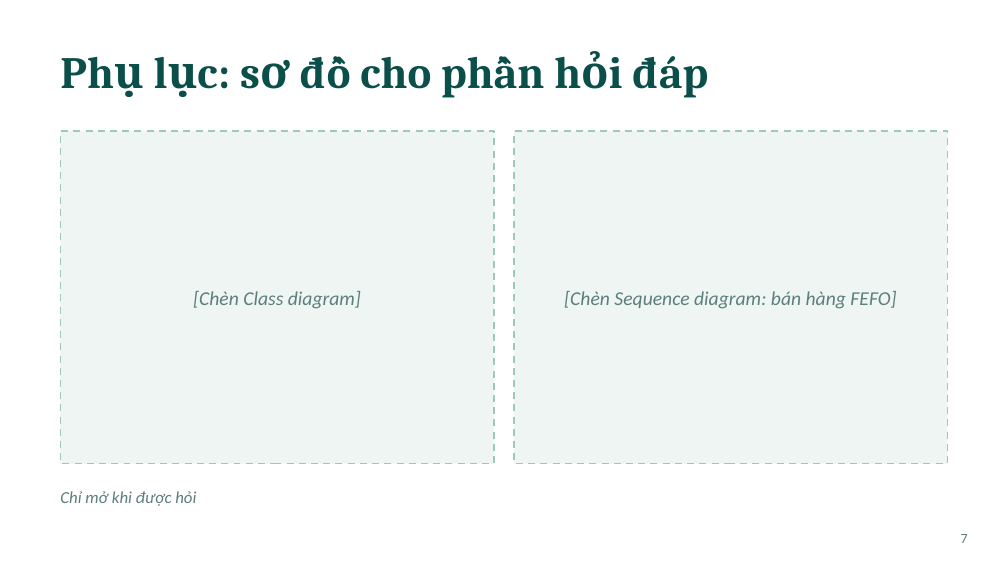
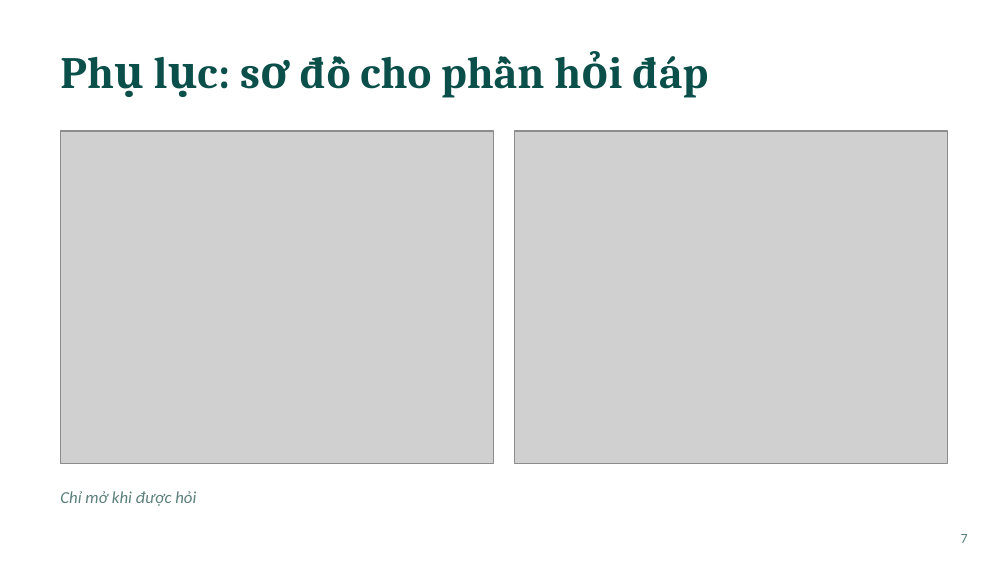
Before and after one commit to cubo40925-prog/Nhom06_QuanLyNhaThuoc, a slide deck: slide 7 of Report/PharmaCare_Slides.pptx. Drawn at 1008x567 pixels with LibreOffice and Linux fonts; fonts in the diff are those of the drawing; grey boxes stand for pictures. Boxes give left, top, right and bottom in pixels: in the first picture for what was removed or moved away, otherwise in the second. Text is boxed around its words. In the diff, an @@ line names an element or a change of style, - is before the commit and + after.

```diff
--- a/Report/PharmaCare_Slides.pptx
+++ b/Report/PharmaCare_Slides.pptx
@@ rectangle removed at [60,131,494,464] @@
@@ picture added at [60,131,494,464] @@
@@ rectangle removed at [514,131,948,464] @@
@@ picture added at [514,131,948,464] @@
@@ text removed at [193,291,361,309] @@
-[Chèn Class diagram]
@@ text removed at [564,291,896,309] @@
-[Chèn Sequence diagram: bán hàng FEFO]
```
Also in this commit, not shown: 3 other slides changed, 2 other files.
